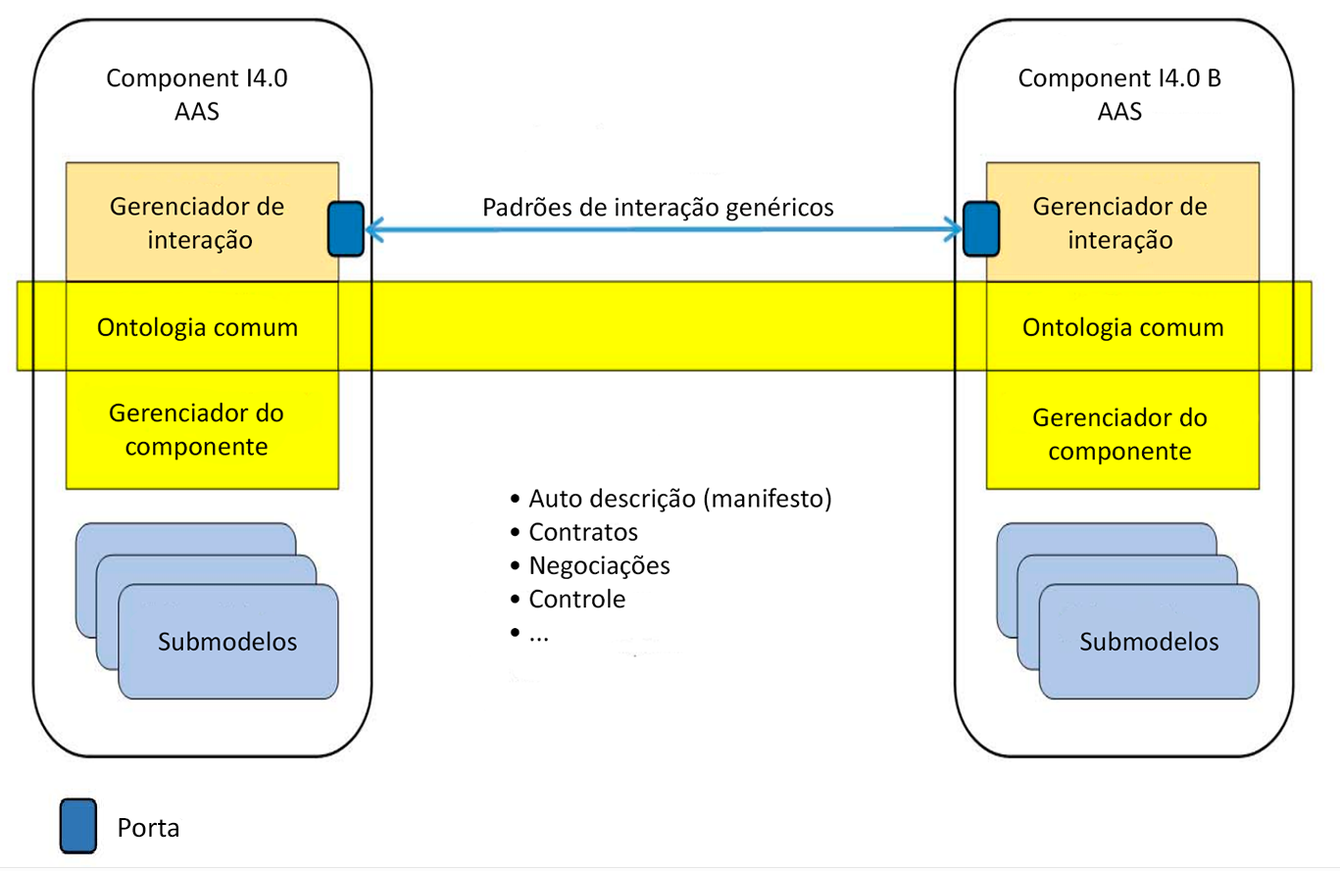
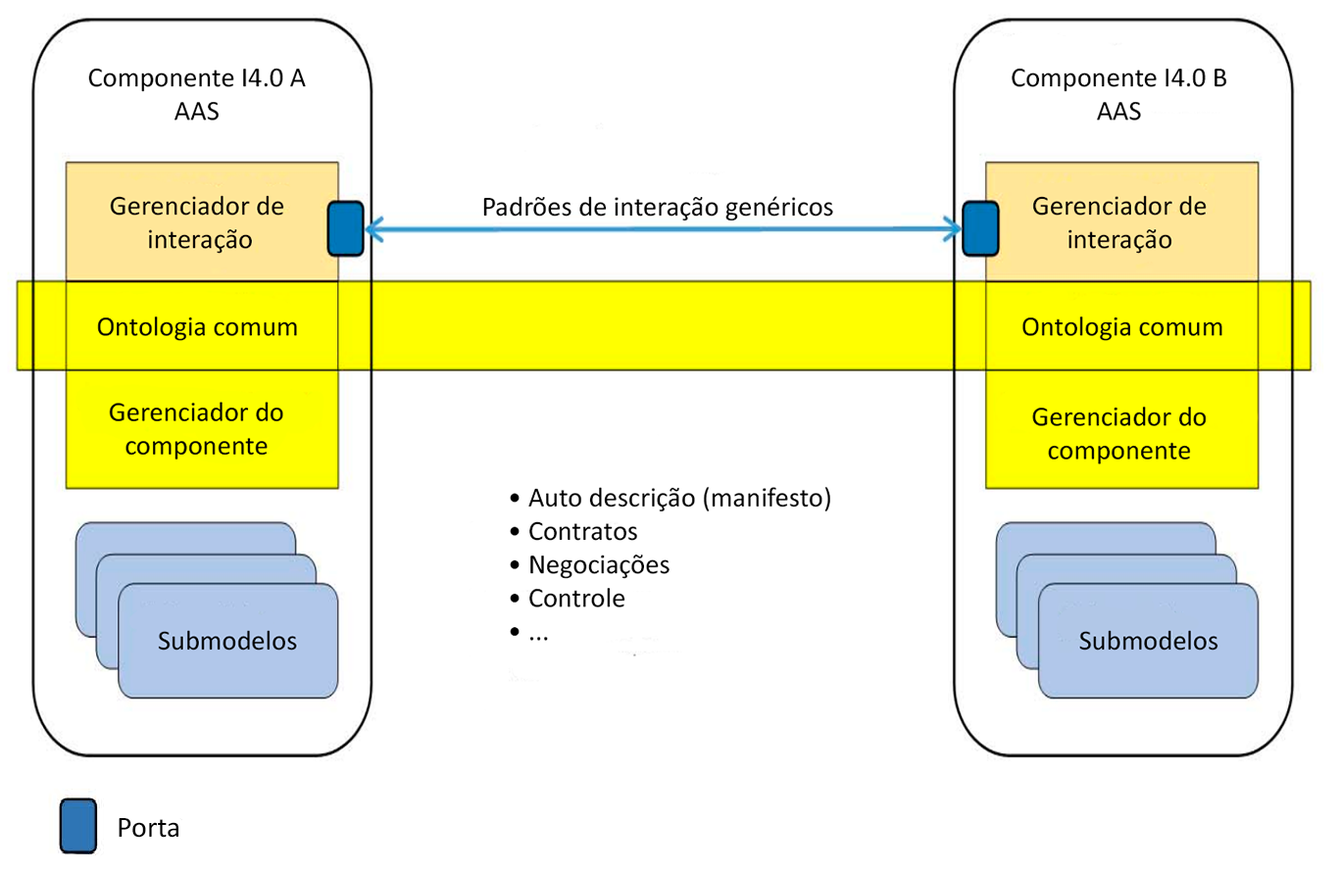
Layer changes from the first 1340px x 871px image to the second:
painted on "[Traduzido] aas-conexao" over [7, 12, 1325, 763]
painted on "ATUALIZADO aas-conexao copiar" over [0, 852, 1340, 871]
